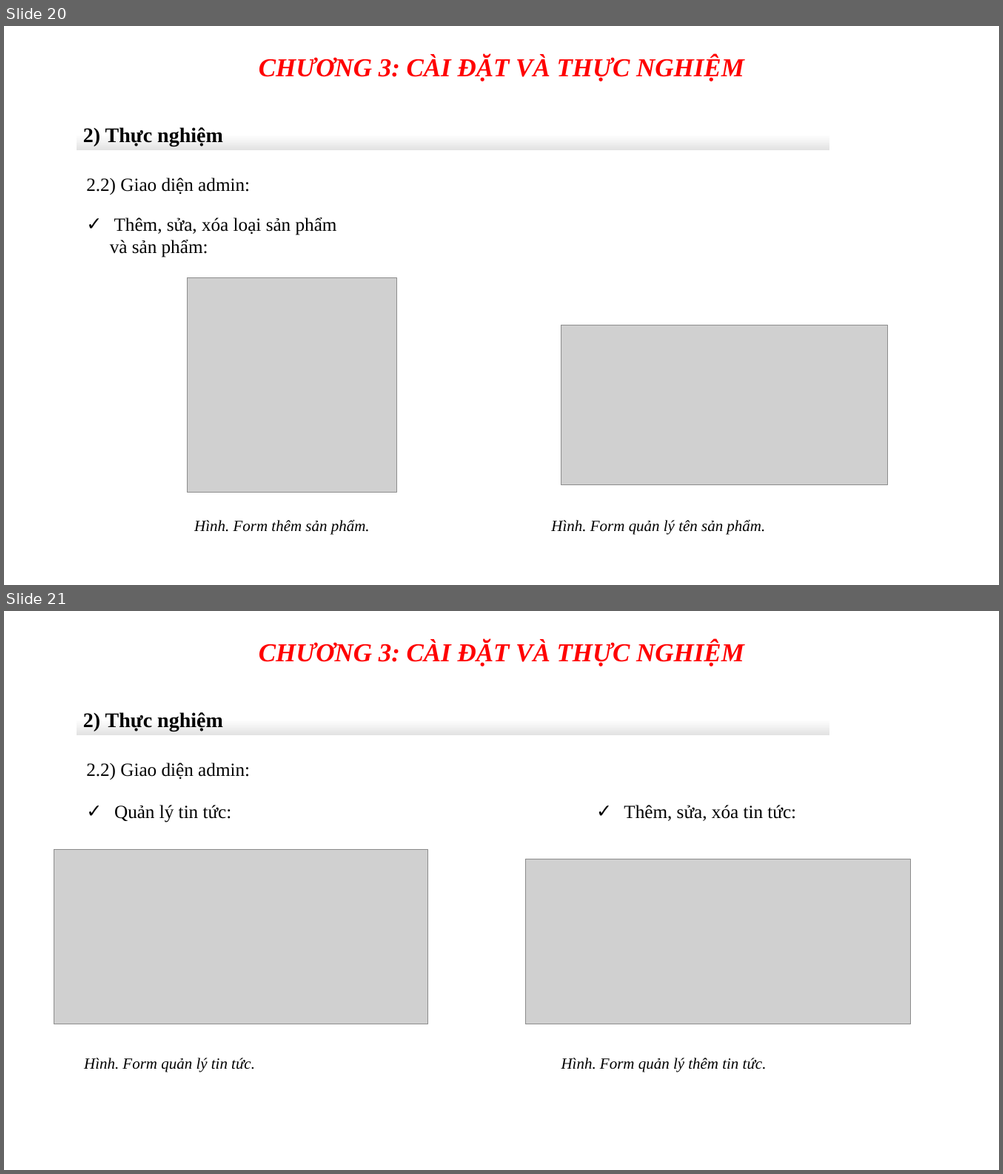
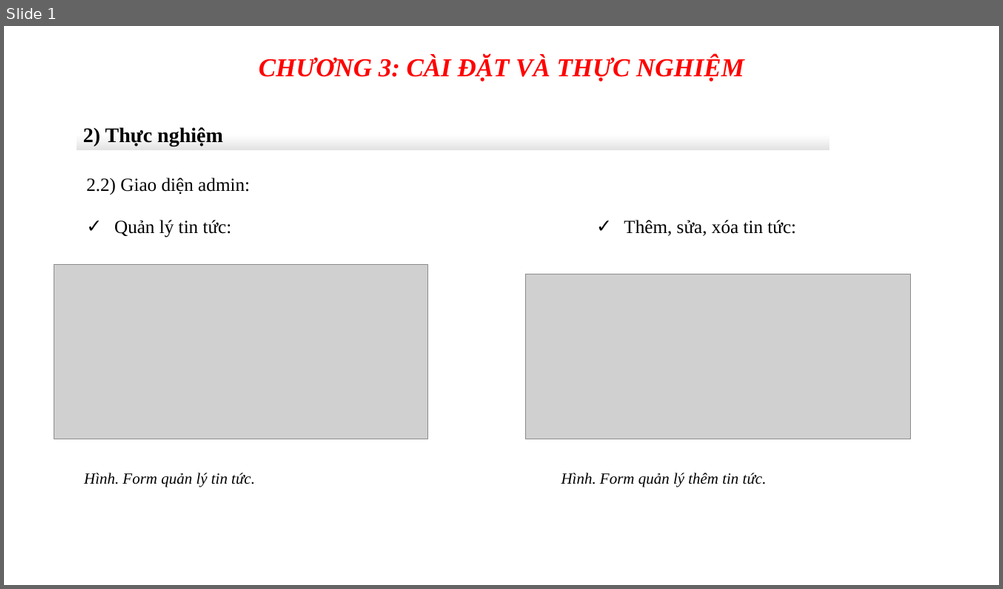
Before and after one commit to vothihoangyen/demo8-6, a slide deck: BỘ-TÀI-NGUYÊN-MÔI-TRƯỜNG-1.pptx. Shown one above the other, each under a label of ours: slides 20 and 21 before the commit, slide 1 after it. The pictures are 1003x1174 and 1003x589 pixels, drawn with LibreOffice and Linux fonts; fonts in the diff are those of the drawing; grey boxes stand for pictures; background and template pictures are left out. Boxes give left, top, right and bottom in pixels: in the first picture for what was removed or moved away, otherwise in the second. Text is boxed around its words. In the diff, an @@ line names an element or a change of style, - is before the commit and + after.

```diff
--- a/BỘ-TÀI-NGUYÊN-MÔI-TRƯỜNG-1.pptx
+++ b/BỘ-TÀI-NGUYÊN-MÔI-TRƯỜNG-1.pptx
@@ slide 20 removed at [4, 26, 999, 585], background picture (left out) @@
@@ text removed at [259, 56, 744, 82] @@
-CHƯƠNG 3: CÀI ĐẶT VÀ THỰC NGHIỆM
@@ rectangle removed at [76, 118, 829, 150] @@
-2) Thực nghiệm
@@ text removed at [86, 178, 250, 195] @@
-2.2) Giao diện admin:
@@ text removed at [110, 217, 337, 258] @@
-✓ Thêm, sửa, xóa loại sản phẩm và sản phẩm:
@@ picture removed at [187, 278, 396, 493] @@
@@ picture removed at [561, 326, 888, 486] @@
@@ text removed at [194, 520, 370, 535] @@
-Hình. Form thêm sản phẩm.
@@ text removed at [551, 520, 765, 535] @@
-Hình. Form quản lý tên sản phẩm.
@@ what was slide 21 is now slide 1 @@
```
Also in this commit, not shown: 19 other slides removed.
